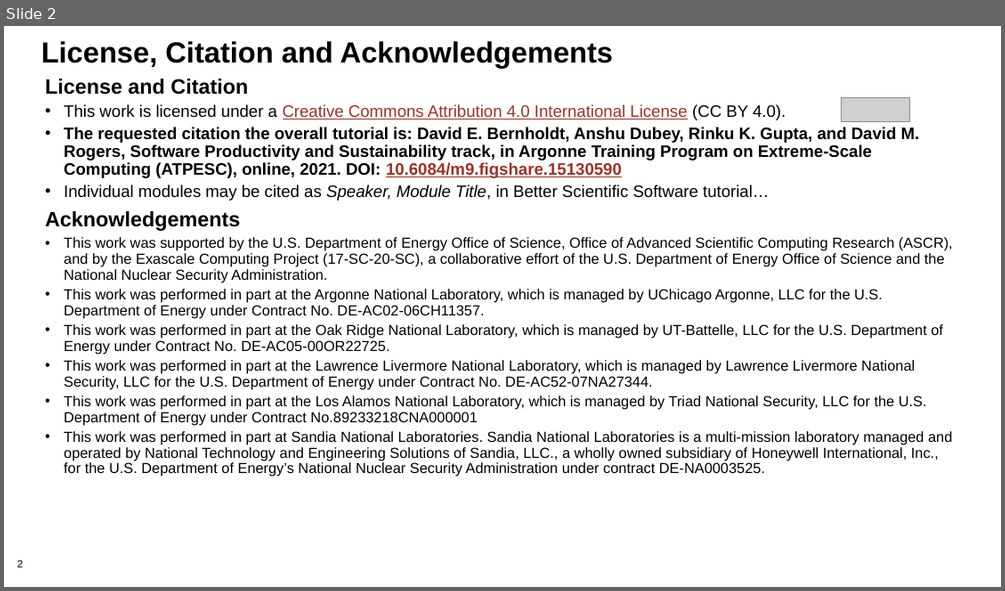
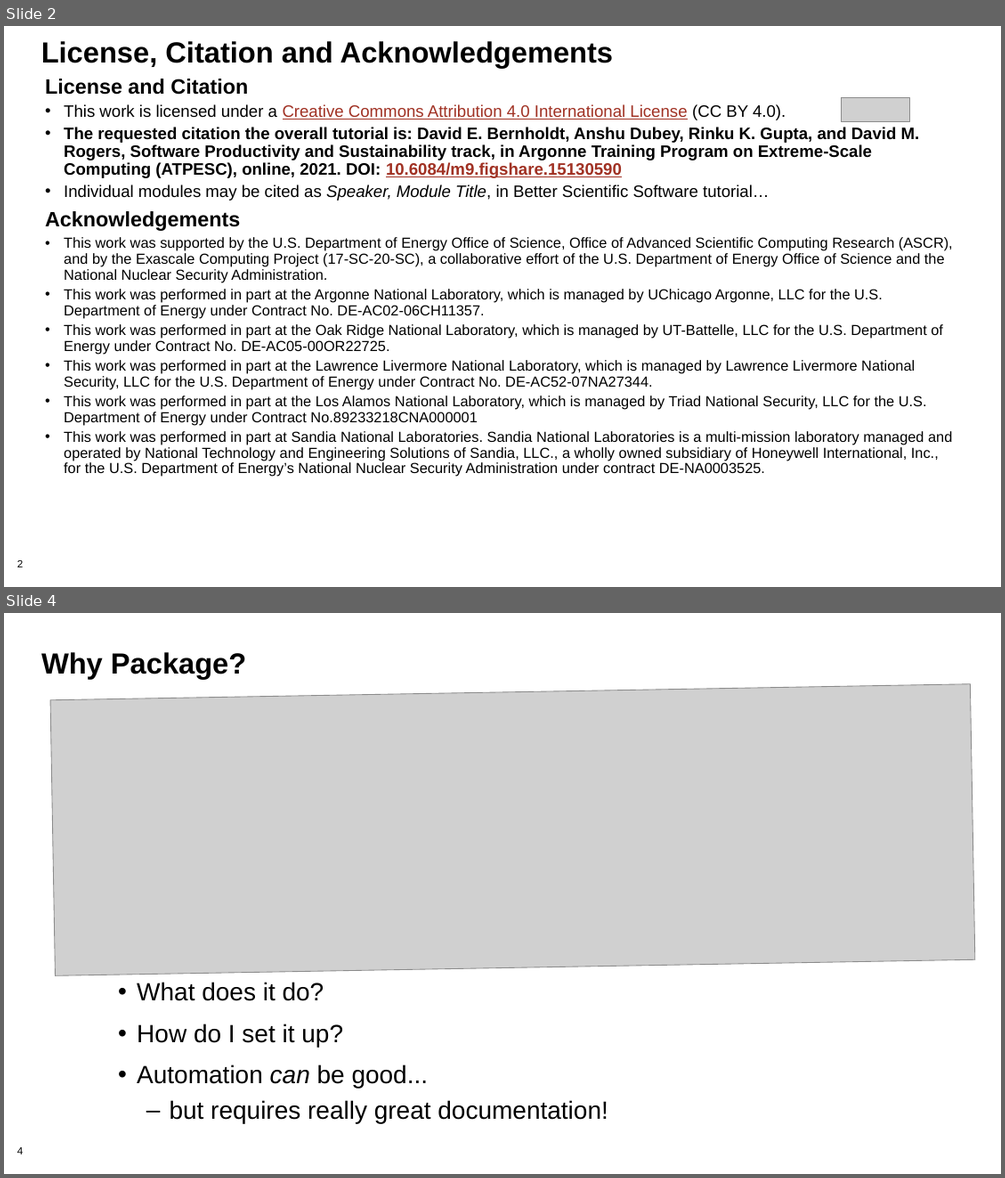
Before and after one commit to bssw-tutorial/presentations, a slide deck: packaging.pptx. Shown one above the other, each under a label of ours: slide 2 before the commit, slides 2 and 4 after it; the slides between them are not shown. The pictures are 1005x591 and 1005x1178 pixels, drawn with LibreOffice and Linux fonts; fonts in the diff are those of the drawing; grey boxes stand for pictures; background and template pictures are left out. Boxes give left, top, right and bottom in pixels: in the first picture for what was removed or moved away, otherwise in the second. Text is boxed around its words. In the diff, an @@ line names an element or a change of style, - is before the commit and + after.

```diff
--- a/packaging.pptx
+++ b/packaging.pptx
@@ slide 4 added at (4,613,1001,1174), background #FFFFFF; not listed: 1 template element that a slide beside it also shows @@
@@ title added at (41,652,246,679), 28 pt, text #000000, bold @@
+Why Package?
@@ picture added at (50,684,975,976) @@
@@ text added at (137,981,607,1123), 24 pt, text #000000 @@
+• What does it do?
+• How do I set it up?
+• Automation can be good...
+  – but requires really great documentation!
```
Also in this commit, not shown: 8 slides changed, 23 other slides added, 1 slide removed.
